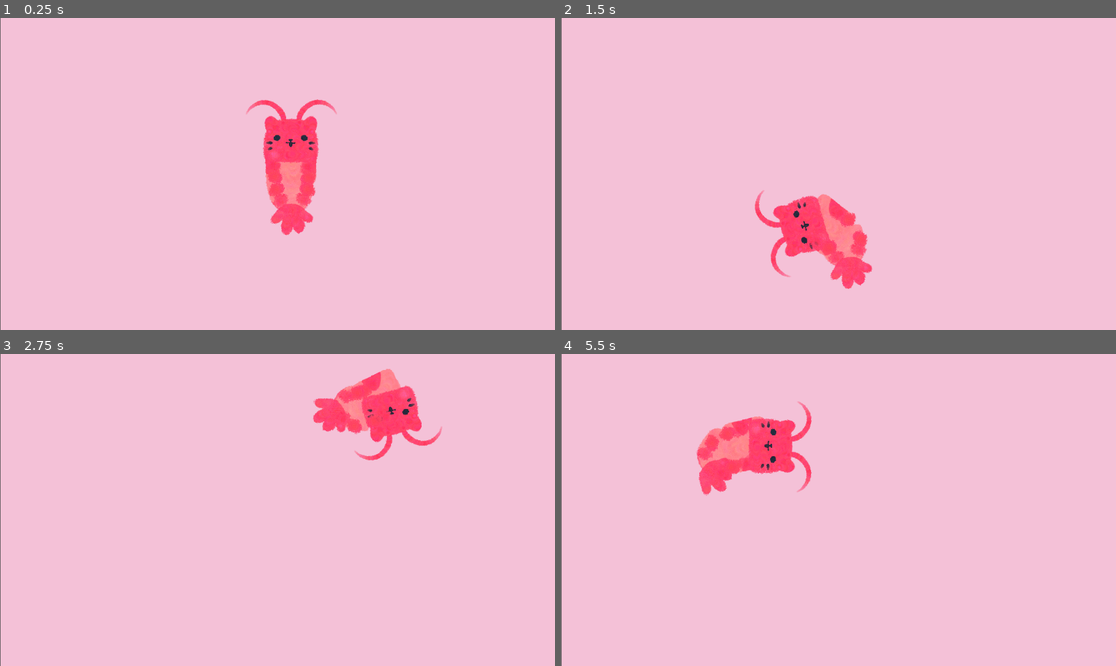
Above: before the commit, frames 1-4 (two rows, left to right).
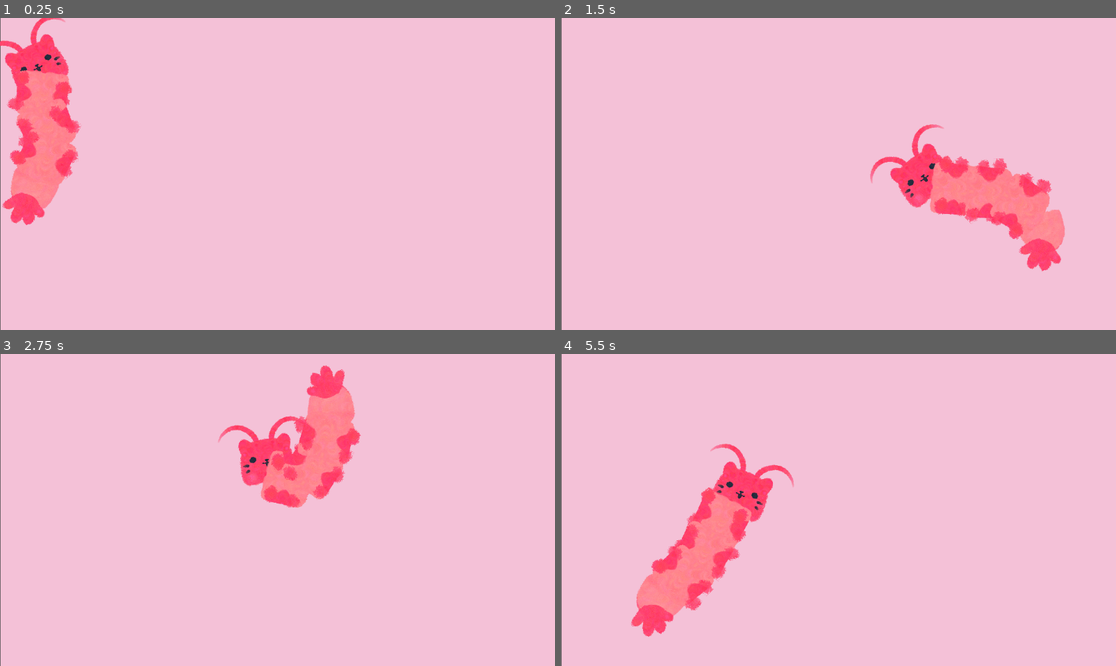
Above: after the commit, the same moments.

Repository: Cavesprout/shrimpcat
Game: Godot game, scene res://main.tscn
Same seed, same stepped clock (60 frames per second), same inputs: the game is played once before the commit and once after it.
Inputs (mouse positions are in pixels of both pictures, inside the frame that each line leads up to):
- Up to frame 1 (0.25 s): no input
- Up to frame 2 (1.5 s): move the mouse to (849, 152) at 0.52 s; press the mouse at (849, 152) at 0.53 s; move the mouse to (727, 189) at 1.27 s; release the mouse at (727, 189) at 1.28 s; click (727, 189) at 1.35 s
- Up to frame 3 (2.75 s): move the mouse to (333, 441) at 2.02 s; press the mouse at (333, 441) at 2.03 s
- Up to frame 4 (5.5 s): move the mouse to (810, 572) at 2.77 s; release the mouse at (810, 572) at 2.78 s; click (810, 572) at 2.85 s; move the mouse to (1005, 556) at 3.52 s; press the mouse at (1005, 556) at 3.53 s; move the mouse to (672, 463) at 4.27 s; release the mouse at (672, 463) at 4.28 s; click (672, 463) at 4.35 s; move the mouse to (866, 510) at 5.02 s; press the mouse at (866, 510) at 5.03 s

The runs differ from the first frame. In frame 1, 8.9% of the frame differs, in the area x 0-61%, y 0-70%; in frame 2, 9.4%, in the area x 34-91%, y 34-87%; in frame 3, 7.8%; in frame 4, 8.5%.

Commit message:
Added modular shrimpcat for expandable segments

Diff:
--- a/main.tscn
+++ b/main.tscn
@@ -1,6 +1,6 @@
 [gd_scene load_steps=6 format=3 uid="uid://coufkyujn1d5j"]
 
-[ext_resource type="PackedScene" uid="uid://cg8txdug3gpny" path="res://shrimpcat.tscn" id="1_yxlqs"]
+[ext_resource type="PackedScene" uid="uid://c8two2v1fqyyf" path="res://shrimpcat_modular.tscn" id="1_15bfk"]
 
 [sub_resource type="WorldBoundaryShape2D" id="WorldBoundaryShape2D_0cybe"]
 distance = -415.0
@@ -44,5 +44,4 @@
 [node name="CollisionShape2D2" type="CollisionShape2D" parent="Border"]
 shape = SubResource("WorldBoundaryShape2D_27t1o")
 
-[node name="Shrimpcat" parent="." instance=ExtResource("1_yxlqs")]
-position = Vector2(466, 306)
+[node name="ShrimpcatModular" parent="." instance=ExtResource("1_15bfk")]
--- a/project.godot
+++ b/project.godot
@@ -14,6 +14,10 @@
 run/main_scene="res://main.tscn"
 config/features=PackedStringArray("4.3", "Forward Plus")
 config/icon="res://icon.svg"
+
+[dotnet]
+
+project/assembly_name="CatShimp"
 
 [input]
 
--- /dev/null
+++ b/segment_modular.gd
@@ -0,0 +1,28 @@
+extends RigidBody2D
+
+var segment_textures = [
+	load("res://art/shimpcat_segment_0.png")
+]
+
+var arm_textures = [
+	load("res://art/shimpcat_arm_L0.png"),
+	load("res://art/shimpcat_arm_L1.png"),
+	load("res://art/shimpcat_arm_L2.png"),
+	load("res://art/shimpcat_arm_L3.png"),
+	load("res://art/shimpcat_arm_R0.png"),
+	load("res://art/shimpcat_arm_R1.png"),
+	load("res://art/shimpcat_arm_R2.png"),
+	load("res://art/shimpcat_arm_R3.png"),
+]
+
+# Called when the node enters the scene tree for the first time.
+func _ready() -> void:
+	$Sprite2D.texture = segment_textures.pick_random()
+	$Arm_L0/Sprite2D.texture = arm_textures.pick_random()
+	$Arm_L1/Sprite2D.texture = arm_textures.pick_random()
+	$Arm_R0/Sprite2D.texture = arm_textures.pick_random()
+	$Arm_R1/Sprite2D.texture = arm_textures.pick_random()
+
+# Called every frame. 'delta' is the elapsed time since the previous frame.
+func _process(delta: float) -> void:
+	pass
--- /dev/null
+++ b/segment_modular.tscn
@@ -0,0 +1,114 @@
+[gd_scene load_steps=9 format=3 uid="uid://bj0xkrgfa6anp"]
+
+[ext_resource type="Texture2D" uid="uid://wmi1losen0bo" path="res://art/shimpcat_segment_0.png" id="1_miva6"]
+[ext_resource type="Script" path="res://segment_modular.gd" id="1_oj41l"]
+[ext_resource type="Texture2D" uid="uid://cuu214lnodlno" path="res://art/shimpcat_arm_L0.png" id="3_pt1ex"]
+[ext_resource type="Texture2D" uid="uid://boip4pbfpkpi2" path="res://art/shimpcat_arm_L1.png" id="4_047qy"]
+[ext_resource type="Texture2D" uid="uid://bo54ohba3fgmw" path="res://art/shimpcat_arm_R0.png" id="5_5p874"]
+[ext_resource type="Texture2D" uid="uid://c1p2meytncerm" path="res://art/shimpcat_arm_R1.png" id="6_gyjva"]
+
+[sub_resource type="CapsuleShape2D" id="CapsuleShape2D_2jie3"]
+radius = 48.0
+height = 106.0
+
+[sub_resource type="CircleShape2D" id="CircleShape2D_q446l"]
+
+[node name="SegmentModular" type="RigidBody2D"]
+gravity_scale = 0.0
+script = ExtResource("1_oj41l")
+
+[node name="Sprite2D" type="Sprite2D" parent="."]
+scale = Vector2(0.2, 0.2)
+texture = ExtResource("1_miva6")
+
+[node name="Pin_Prev" type="PinJoint2D" parent="."]
+position = Vector2(0, -40)
+node_a = NodePath("..")
+
+[node name="Body" type="CollisionShape2D" parent="."]
+rotation = 1.5708
+shape = SubResource("CapsuleShape2D_2jie3")
+
+[node name="Arm_L0" type="RigidBody2D" parent="."]
+position = Vector2(-39, -123)
+rotation = 1.5708
+collision_layer = 0
+collision_mask = 0
+gravity_scale = 0.0
+
+[node name="Sprite2D" type="Sprite2D" parent="Arm_L0"]
+position = Vector2(93, 8)
+scale = Vector2(0.2, 0.2)
+texture = ExtResource("3_pt1ex")
+
+[node name="CollisionShape2D" type="CollisionShape2D" parent="Arm_L0"]
+position = Vector2(93, 8.99999)
+shape = SubResource("CircleShape2D_q446l")
+
+[node name="ArmPin_L0" type="PinJoint2D" parent="Arm_L0"]
+position = Vector2(97, 3.99999)
+node_a = NodePath("..")
+node_b = NodePath("../..")
+
+[node name="Arm_L1" type="RigidBody2D" parent="."]
+position = Vector2(-61, -86)
+rotation = 1.5708
+collision_layer = 0
+collision_mask = 0
+gravity_scale = 0.0
+
+[node name="Sprite2D" type="Sprite2D" parent="Arm_L1"]
+position = Vector2(100, -9)
+scale = Vector2(0.2, 0.2)
+texture = ExtResource("4_047qy")
+
+[node name="CollisionShape2D" type="CollisionShape2D" parent="Arm_L1"]
+position = Vector2(101, -9.00001)
+shape = SubResource("CircleShape2D_q446l")
+
+[node name="ArmPin_L1" type="PinJoint2D" parent="Arm_L1"]
+position = Vector2(100, -14)
+node_a = NodePath("..")
+node_b = NodePath("../..")
+
+[node name="Arm_R0" type="RigidBody2D" parent="."]
+position = Vector2(44, -125)
+rotation = 1.5708
+collision_layer = 0
+collision_mask = 0
+gravity_scale = 0.0
+
+[node name="Sprite2D" type="Sprite2D" parent="Arm_R0"]
+position = Vector2(93, -5.00001)
+scale = Vector2(0.2, 0.2)
+texture = ExtResource("5_5p874")
+
+[node name="CollisionShape2D" type="CollisionShape2D" parent="Arm_R0"]
+position = Vector2(94, -3.00001)
+shape = SubResource("CircleShape2D_q446l")
+
+[node name="ArmPin_R0" type="PinJoint2D" parent="Arm_R0"]
+position = Vector2(97, 3.99999)
+node_a = NodePath("..")
+node_b = NodePath("../..")
+
+[node name="Arm_R1" type="RigidBody2D" parent="."]
+position = Vector2(33, -87)
+rotation = 1.5708
+collision_layer = 0
+collision_mask = 0
+gravity_scale = 0.0
+
+[node name="Sprite2D" type="Sprite2D" parent="Arm_R1"]
+position = Vector2(104, -21)
+scale = Vector2(0.2, 0.2)
+texture = ExtResource("6_gyjva")
+
+[node name="CollisionShape2D" type="CollisionShape2D" parent="Arm_R1"]
+position = Vector2(103, -20)
+shape = SubResource("CircleShape2D_q446l")
+
+[node name="ArmPin_R1" type="PinJoint2D" parent="Arm_R1"]
+position = Vector2(100, -14)
+node_a = NodePath("..")
+node_b = NodePath("../..")
--- a/shrimpcat.tscn
+++ b/shrimpcat.tscn
@@ -76,8 +76,6 @@
 rotation = 1.5708
 shape = SubResource("CapsuleShape2D_8qnen")
 
-[node name="PinJoint2D" type="PinJoint2D" parent="Head"]
-
 [node name="Sprite2D2" type="Sprite2D" parent="Head"]
 position = Vector2(52.9, -25)
 scale = Vector2(0.2, 0.2)
--- /dev/null
+++ b/shrimpcat_modular.gd
@@ -0,0 +1,17 @@
+extends Node2D
+
+@export var num_segments = 3
+var segment = load("res://segment_modular.tscn")
+
+# Called when the node enters the scene tree for the first time.
+func _ready() -> void:
+	var prev_segment = $Head
+	for i in range(num_segments):
+		var new_segment = segment.instantiate()
+		new_segment.position = Vector2(0, (i+1) * 70)
+		add_child(new_segment)
+		new_segment.get_node("Pin_Prev").node_b = prev_segment.get_path()
+		prev_segment = new_segment
+
+	$Butt.position = Vector2(0, (num_segments+1) * 70)
+	$Butt/ButtPin.node_b = prev_segment.get_path()
--- /dev/null
+++ b/shrimpcat_modular.tscn
@@ -0,0 +1,81 @@
+[gd_scene load_steps=11 format=3 uid="uid://c8two2v1fqyyf"]
+
+[ext_resource type="Script" path="res://shrimpcat_modular.gd" id="1_1dtxl"]
+[ext_resource type="Script" path="res://head.gd" id="1_7q0ao"]
+[ext_resource type="Texture2D" uid="uid://run71y48cffw" path="res://art/shimpcat_head.png" id="2_2tan8"]
+[ext_resource type="Texture2D" uid="uid://cwyka25k21r5k" path="res://art/shimpcat_antenna_R.png" id="3_agvg0"]
+[ext_resource type="Texture2D" uid="uid://c7d1sy0m660fp" path="res://art/shimpcat_antenna_L.png" id="4_7u2an"]
+[ext_resource type="Texture2D" uid="uid://b7w341nol8ffh" path="res://art/shimpcat_tail.png" id="5_j3mbu"]
+[ext_resource type="Texture2D" uid="uid://wqyrgshtspeq" path="res://art/shimpcat_butt.png" id="6_qnlgo"]
+
+[sub_resource type="CapsuleShape2D" id="CapsuleShape2D_srwng"]
+radius = 46.0
+height = 100.0
+
+[sub_resource type="CapsuleShape2D" id="CapsuleShape2D_d7sam"]
+radius = 34.0
+height = 92.0
+
+[sub_resource type="CapsuleShape2D" id="CapsuleShape2D_m7q1n"]
+radius = 29.0
+height = 70.0
+
+[node name="ShrimpcatModular" type="Node2D"]
+script = ExtResource("1_1dtxl")
+
+[node name="Head" type="RigidBody2D" parent="."]
+script = ExtResource("1_7q0ao")
+
+[node name="Sprite2D" type="Sprite2D" parent="Head"]
+scale = Vector2(0.2, 0.2)
+texture = ExtResource("2_2tan8")
+
+[node name="HeadCollider" type="CollisionShape2D" parent="Head"]
+rotation = 1.5708
+shape = SubResource("CapsuleShape2D_srwng")
+
+[node name="Sprite2D2" type="Sprite2D" parent="Head"]
+position = Vector2(52, -56.4)
+scale = Vector2(0.2, 0.2)
+texture = ExtResource("3_agvg0")
+
+[node name="Sprite2D3" type="Sprite2D" parent="Head"]
+position = Vector2(-53, -55.4)
+scale = Vector2(0.2, 0.2)
+texture = ExtResource("4_7u2an")
+
+[node name="Butt" type="RigidBody2D" parent="."]
+position = Vector2(0, 192)
+
+[node name="Sprite2D" type="Sprite2D" parent="Butt"]
+scale = Vector2(0.2, 0.2)
+texture = ExtResource("6_qnlgo")
+
+[node name="CollisionShape2D2" type="CollisionShape2D" parent="Butt"]
+rotation = 1.5708
+shape = SubResource("CapsuleShape2D_d7sam")
+
+[node name="ButtPin" type="PinJoint2D" parent="Butt"]
+position = Vector2(0, -28)
+node_a = NodePath("..")
+
+[node name="Tail" type="RigidBody2D" parent="."]
+position = Vector2(0, 237)
+gravity_scale = 0.0
+
+[node name="Sprite2D" type="Sprite2D" parent="Tail"]
+scale = Vector2(0.2, 0.2)
+texture = ExtResource("5_j3mbu")
+
+[node name="CollisionShape2D" type="CollisionShape2D" parent="Tail"]
+position = Vector2(0, -3)
+rotation = 1.5708
+shape = SubResource("CapsuleShape2D_m7q1n")
+
+[node name="TailPin" type="PinJoint2D" parent="Tail"]
+position = Vector2(0, -26)
+node_a = NodePath("..")
+node_b = NodePath("../../Butt")
+
+[connection signal="mouse_entered" from="Head" to="Head" method="_on_mouse_entered"]
+[connection signal="mouse_exited" from="Head" to="Head" method="_on_mouse_exited"]
Not shown, added: shr4B8D.tmp
Not shown, added: shr6639.tmp
Not shown, added: shr8014.tmp
Not shown, added: shrC081.tmp
Not shown, added: shrD42A.tmp
